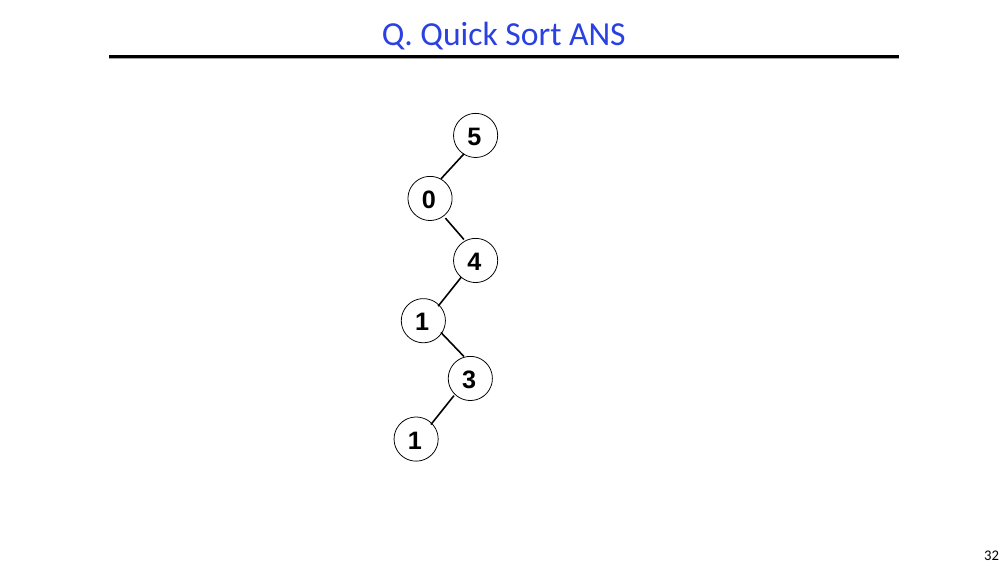
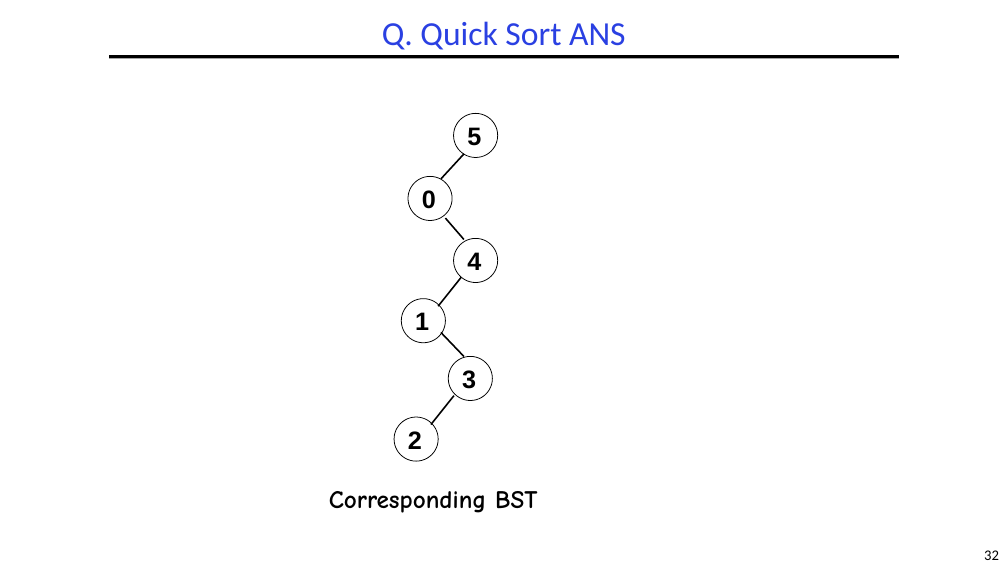
Before and after one commit to guhofstra/CSC111Fa25, a slide deck: slide 32 of PPTs/Exam/CSC017 FinalExam Sp2025 ANS.pptx. Drawn at 1008x567 pixels with LibreOffice and Linux fonts; fonts in the diff are those of the drawing. Boxes give left, top, right and bottom in pixels: in the first picture for what was removed or moved away, otherwise in the second. Text is boxed around its words. In the diff, an @@ line names an element or a change of style, - is before the commit and + after.

```diff
--- a/PPTs/Exam/CSC017 FinalExam Sp2025 ANS.pptx
+++ b/PPTs/Exam/CSC017 FinalExam Sp2025 ANS.pptx
@@ text in ellipse at box(408, 431, 422, 449): text changed @@
-1
+2
@@ text added at box(329, 491, 537, 513), 24 pt, text #000000, bold @@
+Corresponding BST
```
Also in this commit, not shown: 2 other slides changed, 1 slide removed, 3 other files.
